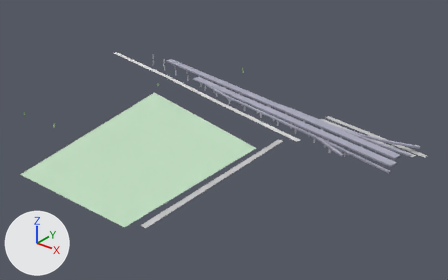
What one commit did to the glTF model white-model-six-districts/chunks/137_103_high.glb.
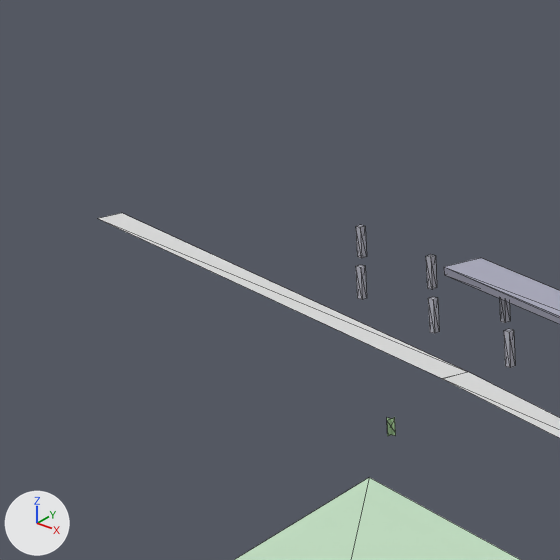
Each version appears first whole from a camera (50 mm lens) standing at (9184.0, -1312.0, 317.0) and looking at (8755.0, -776.0, -16.0), and next in a close-up on the part from 22% to 41% of the width and 7% to 38% of the height. Arrows for +X, +Y and +Z are at lower left; the lights stay in place. The first two pictures are the older version. The close-ups show mesh edges as thin lines. Vertices at exactly the same position are counted once.
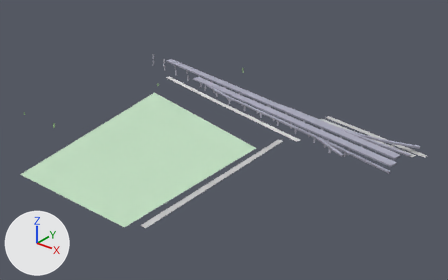
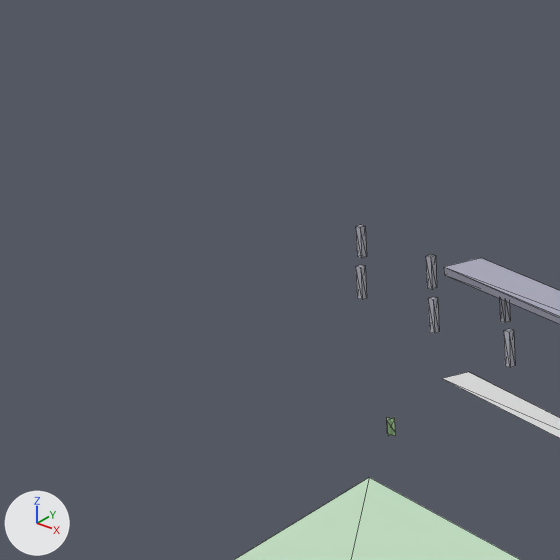
Changed parts and their boxes [x1, y1, x2, y2] in the close-ups (560 x 560 px):
'Mesh_0', reshaped
    before: [97, 213, 560, 560]
    after: [235, 225, 560, 560]
part 1 of me_mesh_0, deleted
    before: [97, 213, 467, 379]

The change, as a diff of the scene's bpy script:
```diff
--- a/white-model-six-districts/chunks/137_103_high.glb.py
+++ b/white-model-six-districts/chunks/137_103_high.glb.py
@@ me_mesh_0 @@
 # used by ob_mesh_0; location = (0.0, 0.0, 0.0)
-me_mesh_0.from_pydata(...)  # 556 vertices, 624 faces; spans x 8432.0..8978.0, y -1000.0..-604.0, z 0.0..14.0
+me_mesh_0.from_pydata(...)  # 552 vertices, 622 faces; spans x 8504.0..8978.0, y -1000.0..-604.0, z 0.0..14.0
+# me_mesh_0 part 1: the loose piece of 4 vertices spanning x 8432.0..8580.0, y -692.0..-655.0, z 1.0 is deleted
 me_mesh_0.materials.append(mat_material_0)
```
